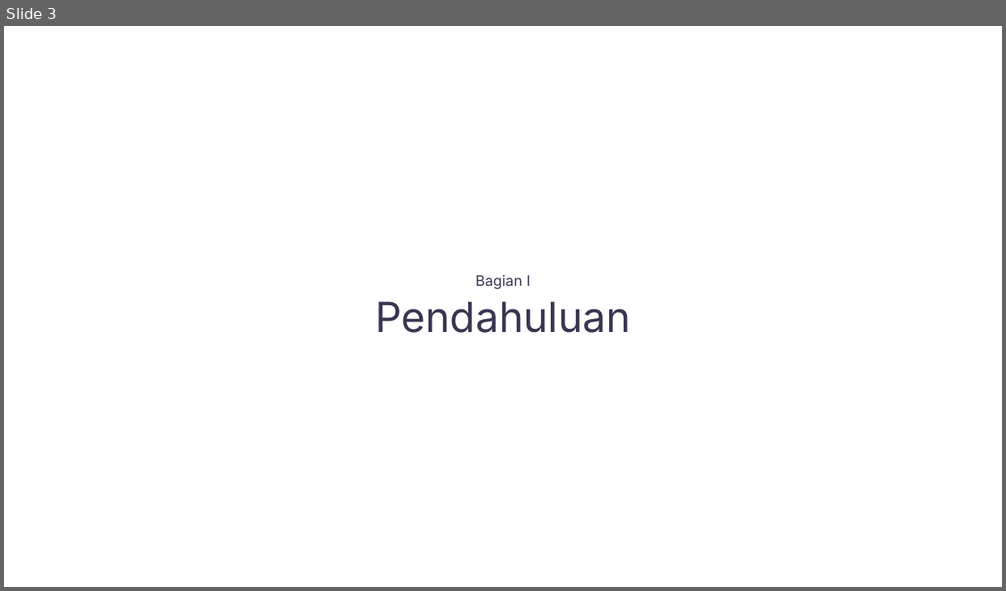
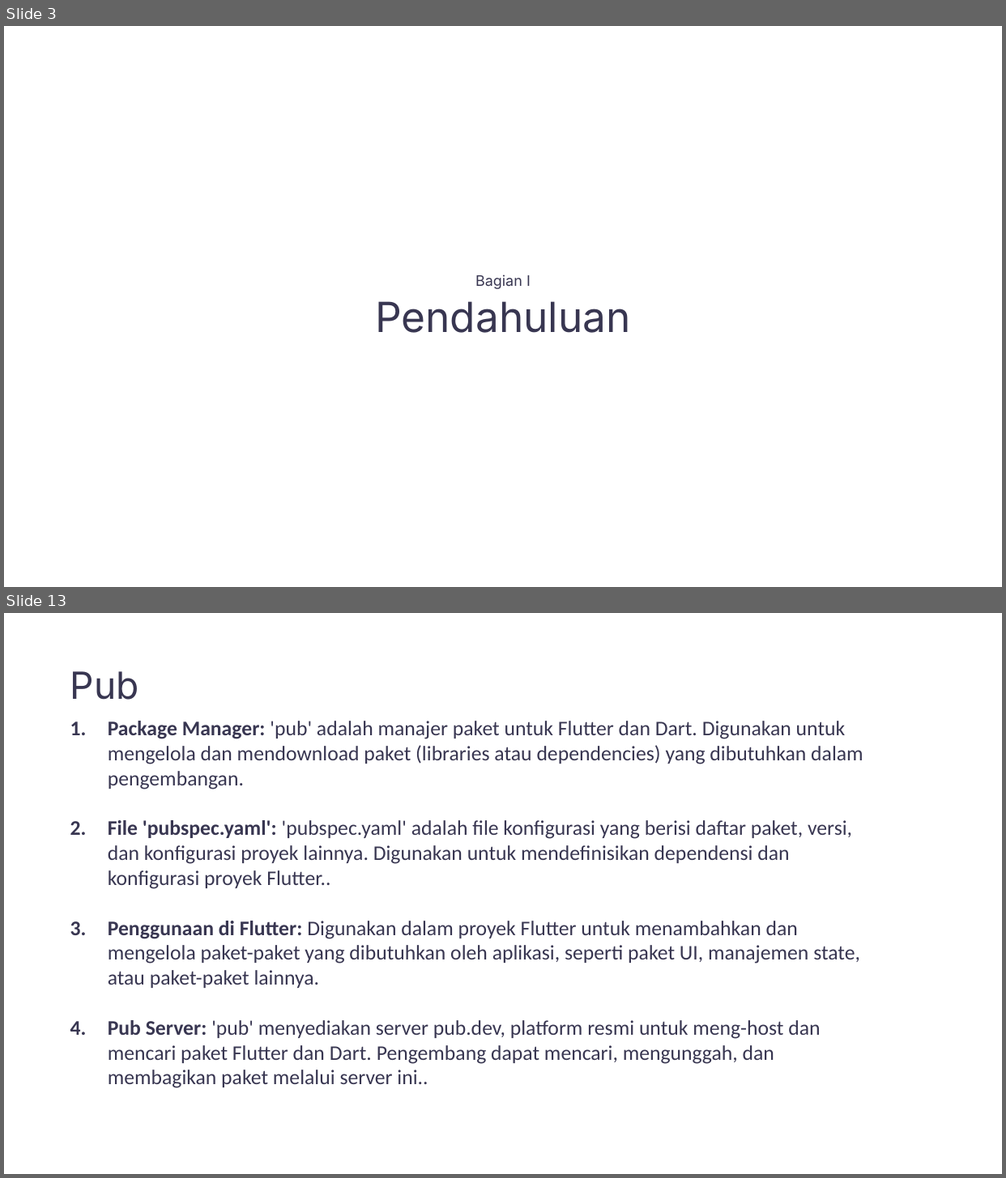
Before and after one commit to andrr64/KeuanganKu, a slide deck: assets/presentasi/presentasi.pptx. Shown one above the other, each under a label of ours: slide 3 before the commit, slides 3 and 13 after it; the slides between them are not shown. The pictures are 1006x591 and 1006x1178 pixels, drawn with LibreOffice and Linux fonts; fonts in the diff are those of the drawing. Boxes give left, top, right and bottom in pixels: in the first picture for what was removed or moved away, otherwise in the second. Text is boxed around its words. In the diff, an @@ line names an element or a change of style, - is before the commit and + after.

```diff
--- a/assets/presentasi/presentasi.pptx
+++ b/assets/presentasi/presentasi.pptx
@@ slide 13 added at [4, 613, 1002, 1174], background #FFFFFF @@
@@ text added at [70, 671, 139, 700], 36 pt, text #383651 @@
+Pub
@@ text added at [108, 721, 863, 1088], 20 pt, text #383651 @@
+1. Package Manager: 'pub' adalah manajer paket untuk Flutter dan Dart. Digunakan untuk mengelola dan mendownload paket (libraries atau dependencies) yang dibutuhkan dalam pengembangan.
+2. File 'pubspec.yaml': 'pubspec.yaml' adalah file konfigurasi yang berisi daftar paket, versi, dan konfigurasi proyek lainnya. Digunakan untuk mendefinisikan dependensi dan konfigurasi proyek Flutter..
+3. Penggunaan di Flutter: Digunakan dalam proyek Flutter untuk menambahkan dan mengelola paket-paket yang dibutuhkan oleh aplikasi, seperti paket UI, manajemen state, atau paket-paket lainnya.
+4. Pub Server: 'pub' menyediakan server pub.dev, platform resmi untuk meng-host dan mencari paket Flutter dan Dart. Pengembang dapat mencari, mengunggah, dan membagikan paket melalui server ini..
```
Also in this commit, not shown: 3 slides changed, 10 other slides added, 3 slides removed.
